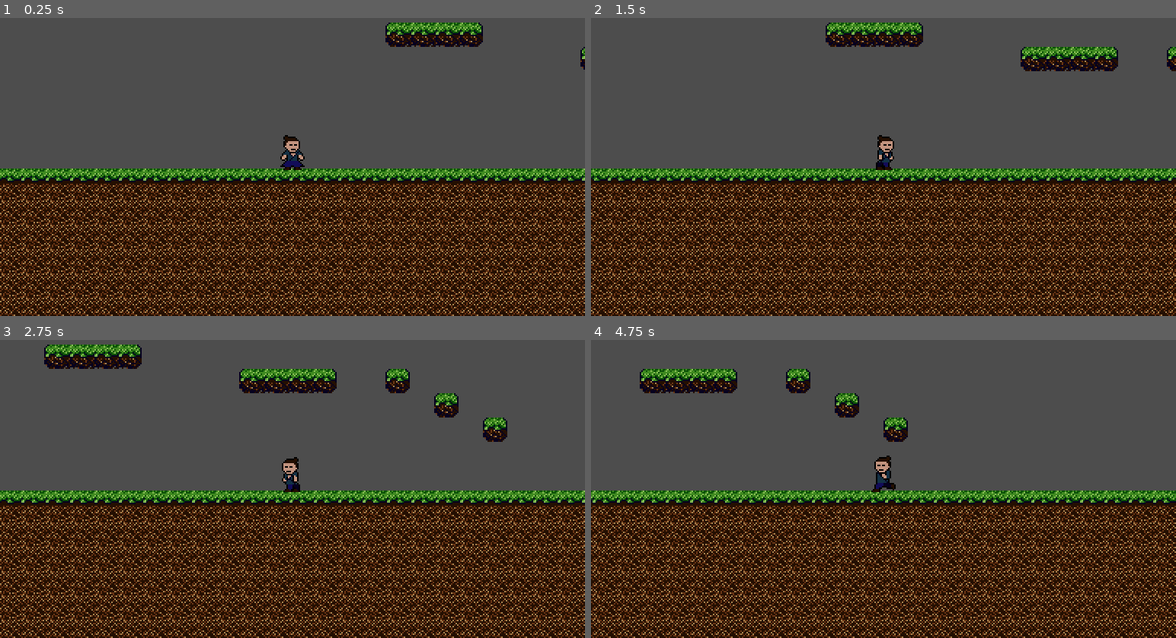
Above: before the commit, frames 1-4 (two rows, left to right).
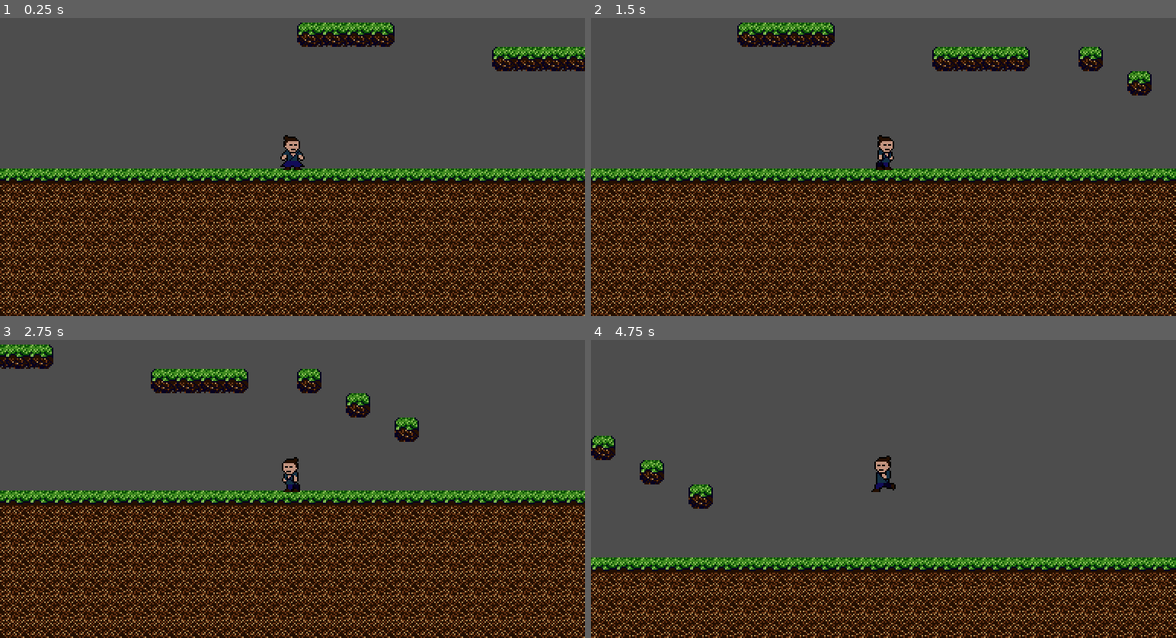
Above: after the commit, the same moments.

Repository: MichalPekalski89012/Katana-edge
Game: Godot game, scene res://game_level.tscn
Same seed, same stepped clock (60 frames per second), same inputs: the game is played once before the commit and once after it.
Inputs:
- Up to frame 1 (0.25 s): no input
- Up to frame 2 (1.5 s): tap Enter at 0.5 s; hold D (right) from 0.53 s (still down); tap W (jump) at 0.77 s
- Up to frame 3 (2.75 s): tap W (jump) at 1.52 s; release D (right) at 2.03 s; hold A (left) from 2.03 s (still down)
- Up to frame 4 (4.75 s): release A (left) at 2.78 s; hold D (right) 2.78-4.28 s; tap W (jump) at 3.02, 3.77, 4.52 s; hold A (left) from 4.28 s (still down)

The runs differ from the first frame. In frame 1, 32% of the frame differs, in the area x 0-100%, y 1-100%; in frame 2, 34%; in frame 3, 34%; in frame 4, 43%, in the area x 0-100%, y 9-100%.

Commit message:
testerowanie

Diff:
--- a/game_level.tscn
+++ b/game_level.tscn
@@ -227,4 +227,4 @@
 layer_0/tile_data = PackedInt32Array(458760, 65536, 0, 458761, 65536, 0, 458762, 65536, 0, 458763, 65536, 0, 458764, 65 …(13497 unchanged characters)…
 
 [node name="Player" parent="." instance=ExtResource("2_pgpto")]
-position = Vector2(51, 101)
+position = Vector2(109, 101)
